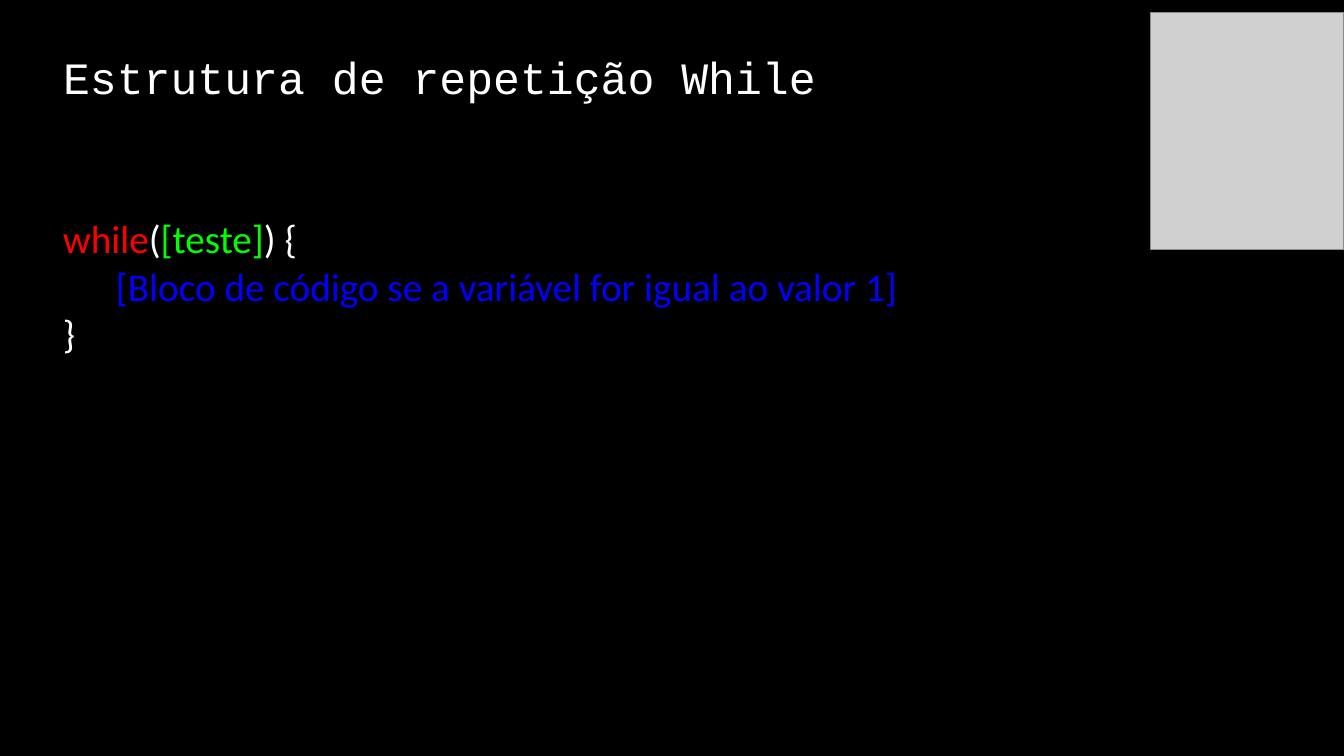
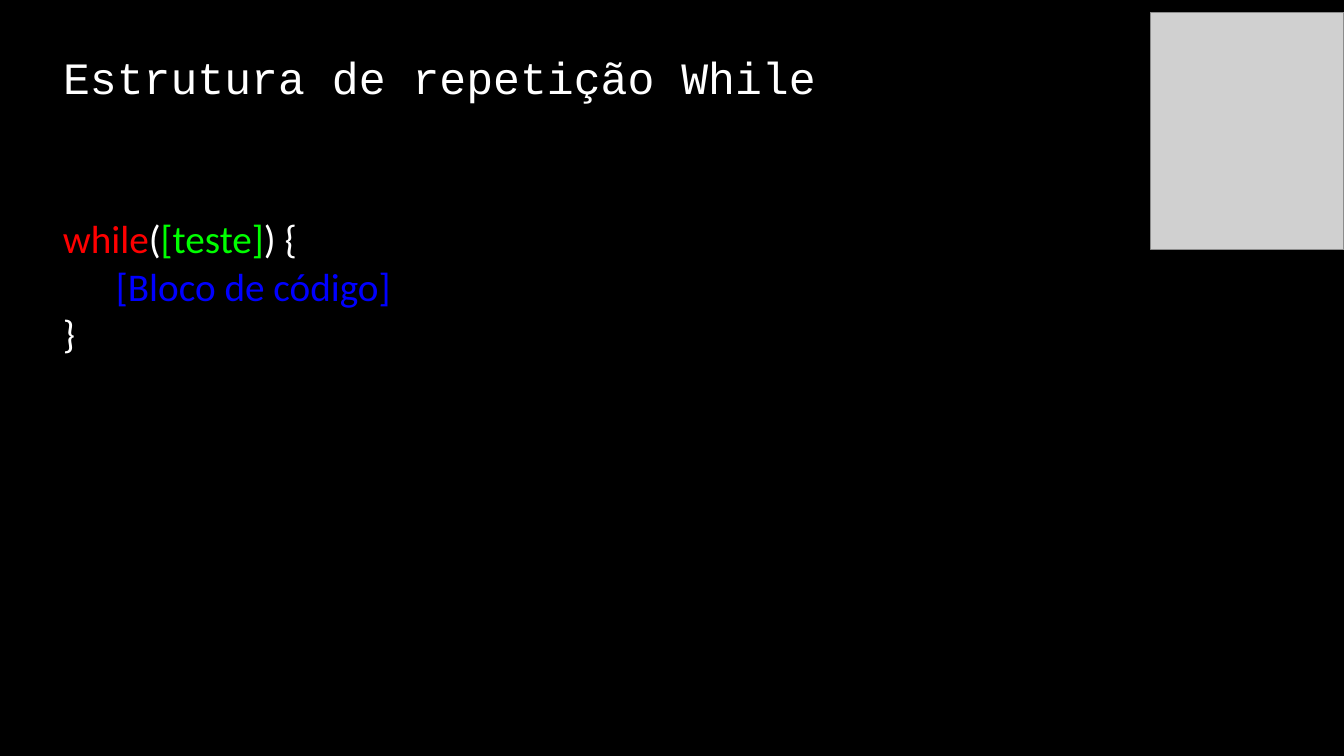
Before and after one commit to jrdutra/algoritmos, a slide deck: slide 26 of material_de_apoio/resumo_pratico.pptx (slide 20 before the commit). Drawn at 1344x756 pixels with LibreOffice and Linux fonts; fonts in the diff are those of the drawing; grey boxes stand for pictures. Boxes give left, top, right and bottom in pixels: in the first picture for what was removed or moved away, otherwise in the second. Text is boxed around its words. In the diff, an @@ line names an element or a change of style, - is before the commit and + after.

```diff
--- a/material_de_apoio/resumo_pratico.pptx
+++ b/material_de_apoio/resumo_pratico.pptx
@@ text at <box>116,272,390,308</box>: text changed @@
-[Bloco de código se a variável for igual ao valor 1]
+[Bloco de código]
```
Also in this commit, not shown: 1 other slide changed, 17 slides added.
